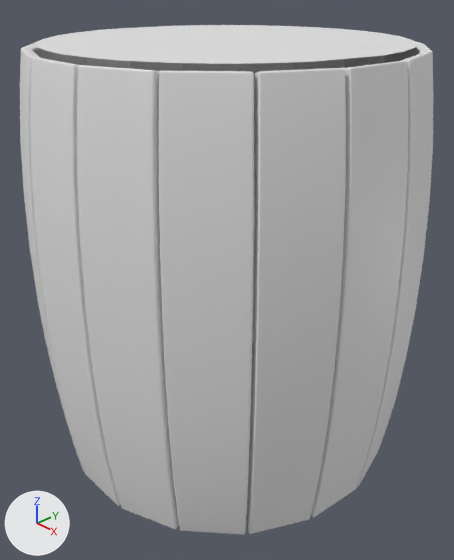
Renders of the Blender file donuts/barrel.blend from each side of a commit.
Camera for both pictures: a 50 mm camera at (0.308, -0.29, 0.187) aimed at (0.006, -0.005, -0.016). Every picture has the same lights, and +X, +Y and +Z are marked at lower left. The first picture is the older version.
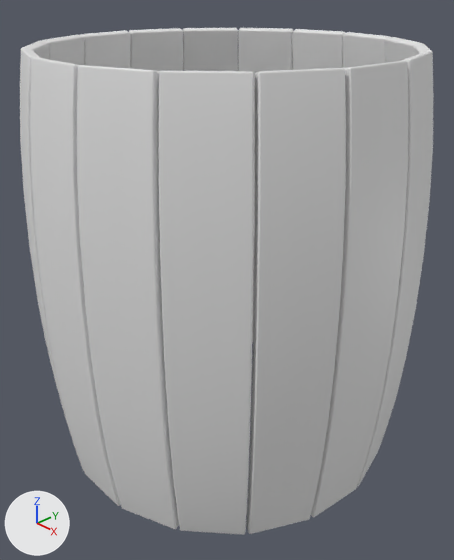
What differs and where, as boxes [x1, y1, x2, y2] in the pictures (454 x 560 px):
'Circle', no longer drawn
    before: [36, 25, 418, 64]

Patch to the scene script:
```diff
--- a/donuts/barrel.blend.py
+++ b/donuts/barrel.blend.py
@@ me_circle_001 @@
 # used by ob_circle; location = (0.0, 0.0, 0.1485); scale = (0.116, 0.116, 0.116)
-me_circle_001.from_pydata(...)  # 30 vertices, 1 face; spans x -1.0..1.0, y -1.0..1.0, z 0.0
+me_circle_001.from_pydata(...)  # 0 vertices, 0 faces; spans empty
+# me_circle_001 part 1: the whole mesh is rebuilt
```
